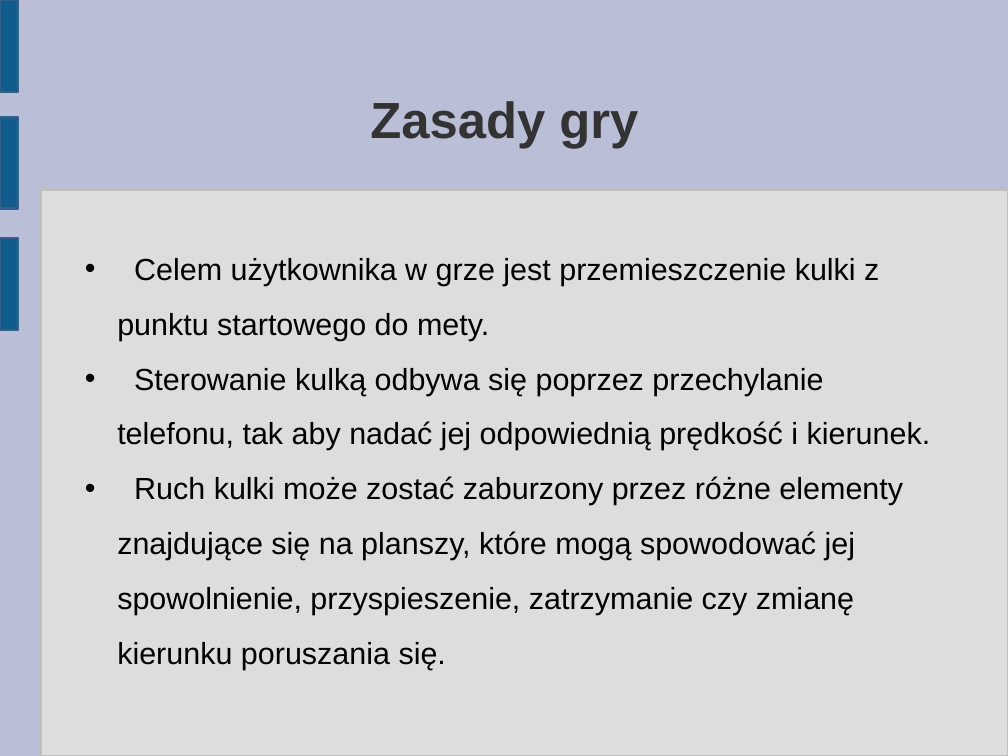
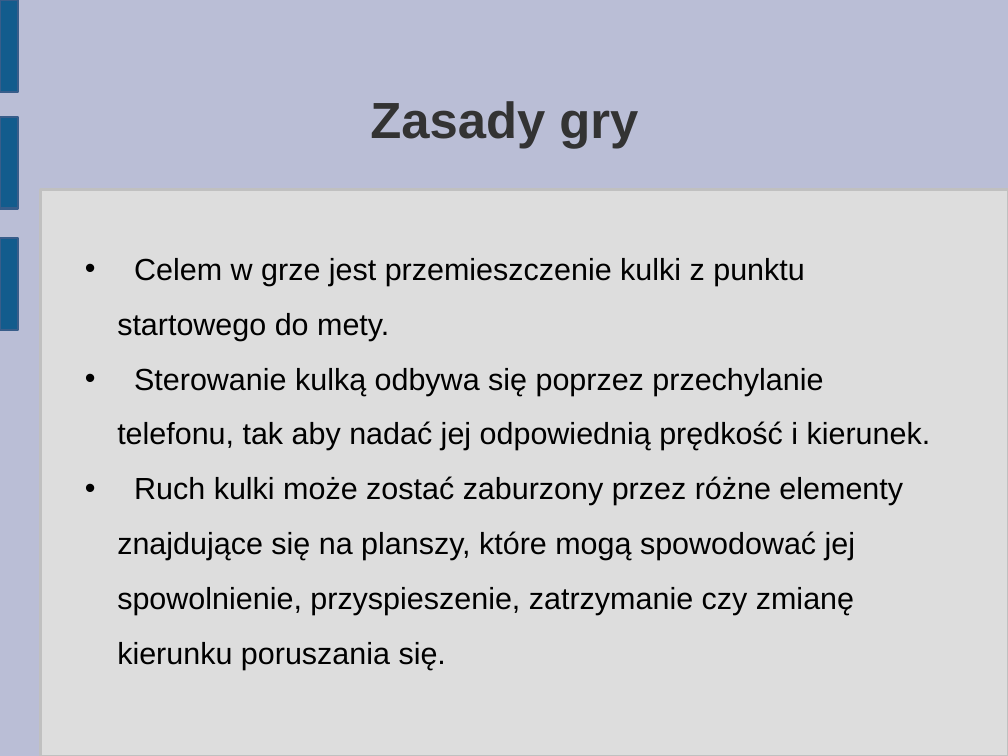
Before and after one commit to matkaczmarski/Praca-inzynierska, a slide deck: slide 3 of Prezentacja/Praca Inżynierska 2.odp. Drawn at 1008x756 pixels with LibreOffice and Linux fonts; fonts in the diff are those of the drawing. Boxes give left, top, right and bottom in pixels: in the first picture for what was removed or moved away, otherwise in the second. Text is boxed around its words. In the diff, an @@ line names an element or a change of style, - is before the commit and + after.

```diff
--- a/Prezentacja/Praca Inżynierska 2.odp
+++ b/Prezentacja/Praca Inżynierska 2.odp
@@ text at box(117, 258, 804, 341): text changed @@
-• Celem użytkownika w grze jest przemieszczenie kulki z punktu startowego do mety.
+• Celem w grze jest przemieszczenie kulki z punktu startowego do mety.
```
Also in this commit, not shown: 1 other file.
